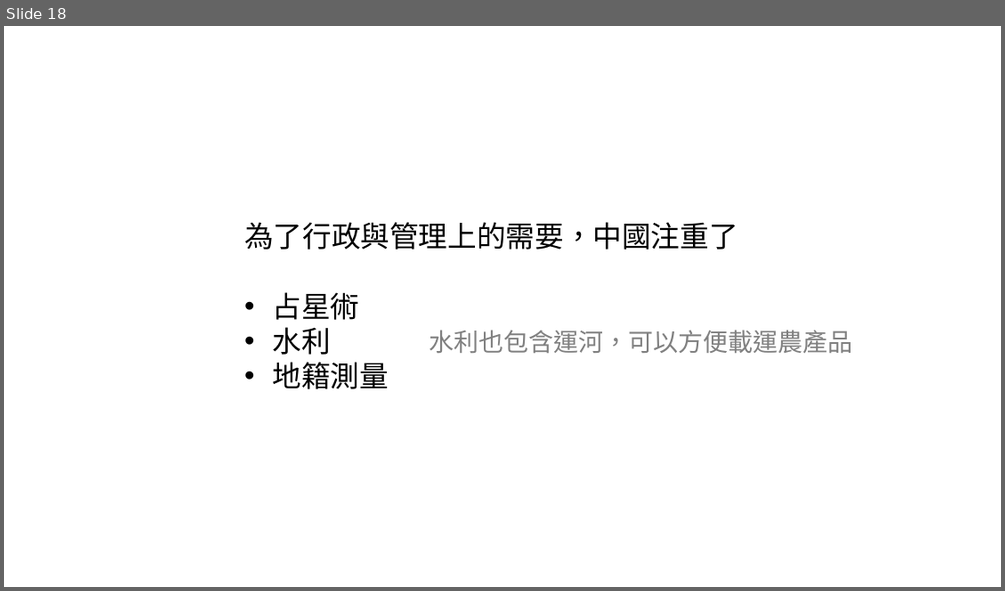
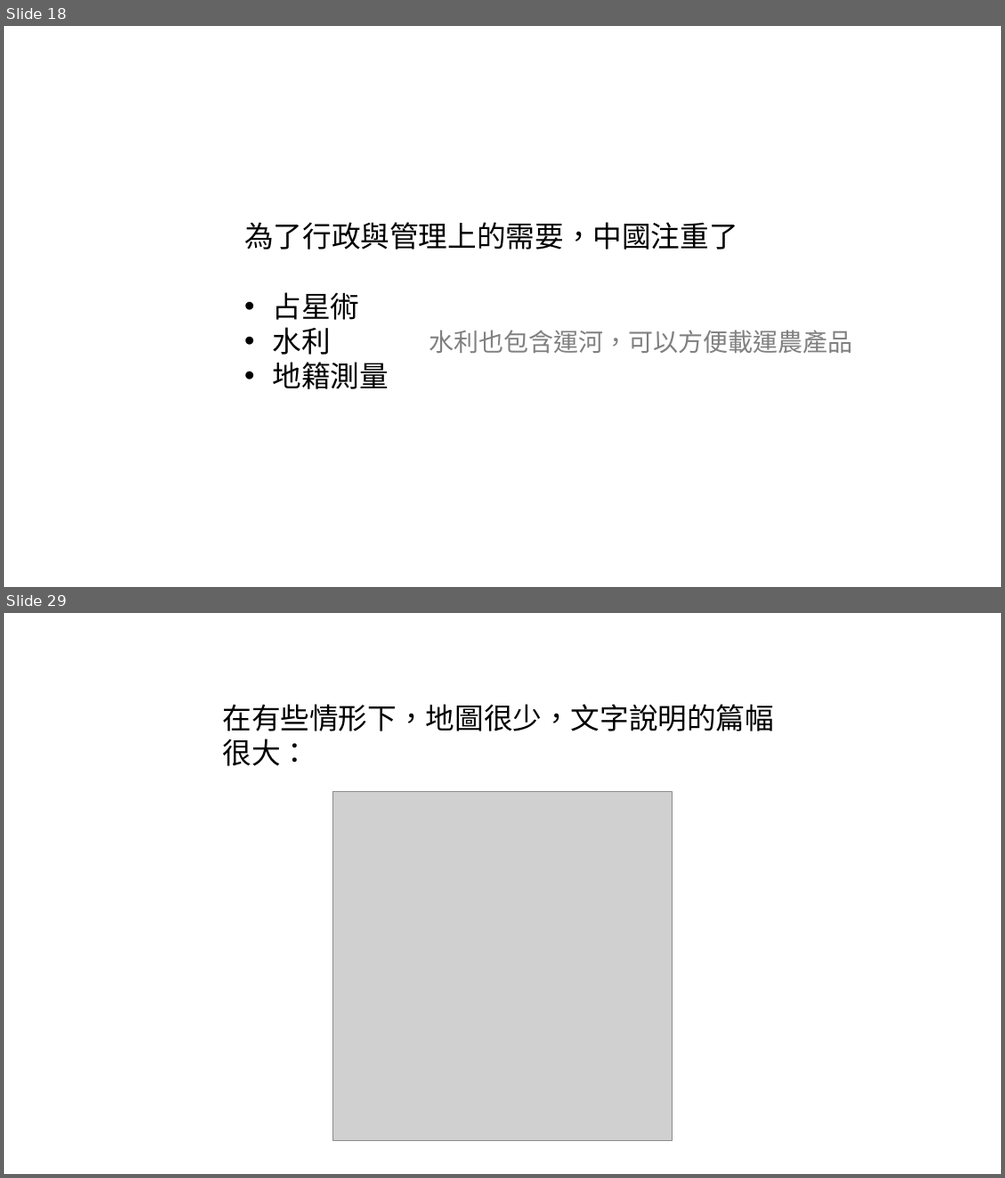
Before and after one commit to LittleD3092/My-Vault, a slide deck: 地圖/大地的量度.pptx. Shown one above the other, each under a label of ours: slide 18 before the commit, slides 18 and 29 after it; the slides between them are not shown. The pictures are 1005x591 and 1005x1178 pixels, drawn with LibreOffice and Linux fonts; fonts in the diff are those of the drawing; grey boxes stand for pictures. Boxes give left, top, right and bottom in pixels: in the first picture for what was removed or moved away, otherwise in the second. Text is boxed around its words. In the diff, an @@ line names an element or a change of style, - is before the commit and + after.

```diff
--- a/地圖/大地的量度.pptx
+++ b/地圖/大地的量度.pptx
@@ slide 29 added at box(4, 613, 1001, 1174), background #FFFFFF @@
@@ text added at box(222, 704, 774, 766), 28 pt, text #000000 @@
+在有些情形下，地圖很少，文字說明的篇幅很大：
@@ picture added at box(333, 792, 672, 1140) @@
```
Also in this commit, not shown: 2 slides changed, 99 other slides added.
